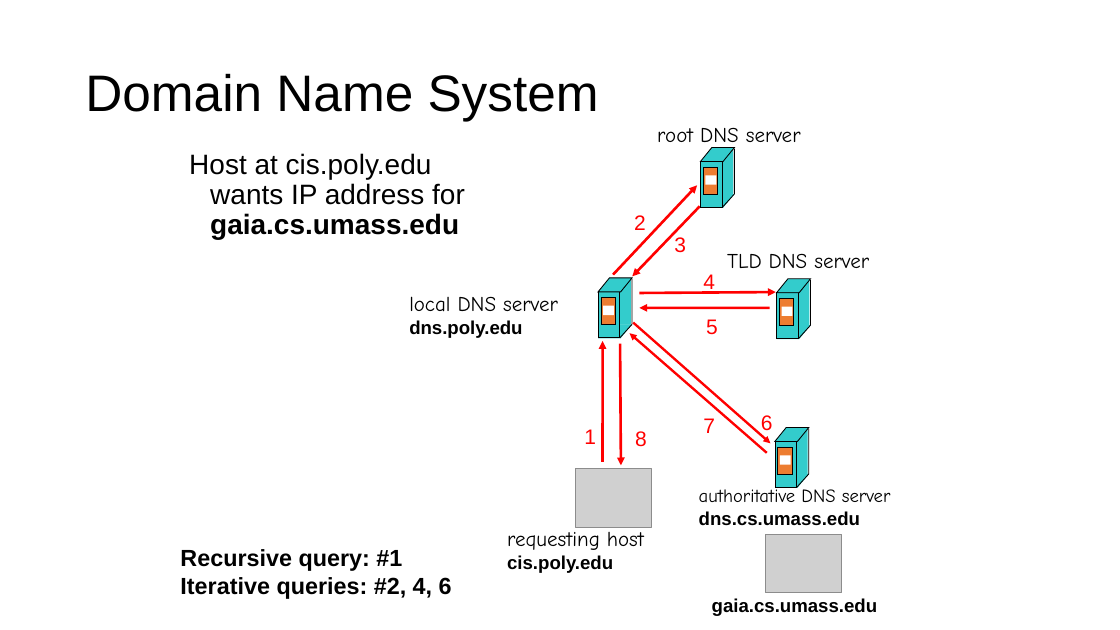
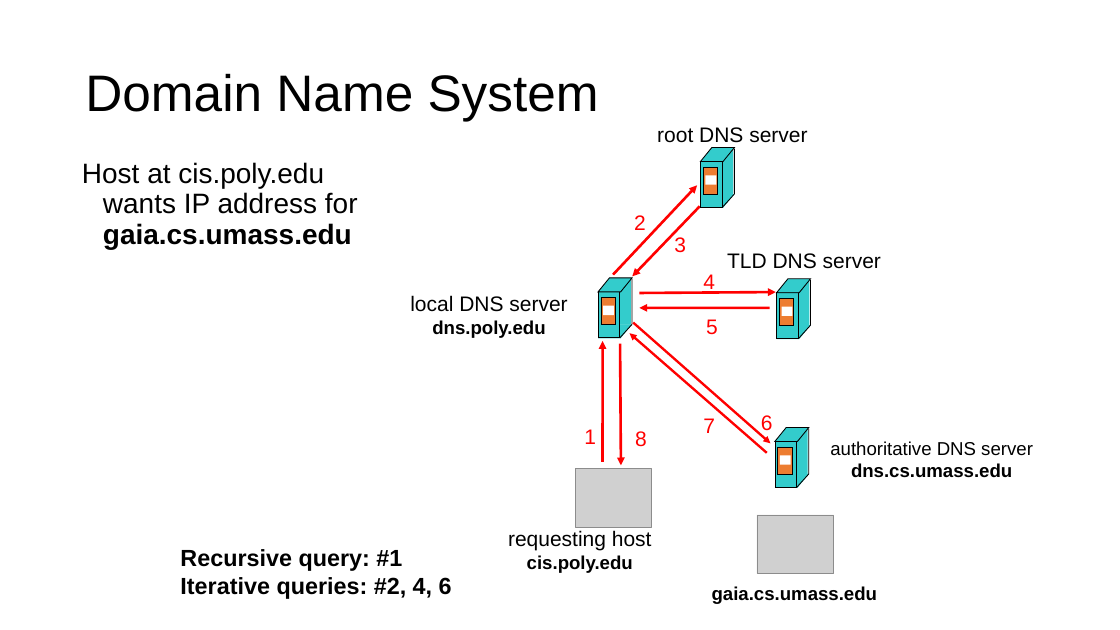
Before and after one commit to ngsrinivas/coursegen, a slide deck: slide 18 of ex/552-F19/lectures/02-architecture.pptx. Drawn at 1120x630 pixels with LibreOffice and Linux fonts; fonts in the diff are those of the drawing; grey boxes stand for pictures. Boxes give left, top, right and bottom in pixels: in the first picture for what was removed or moved away, otherwise in the second. Text is boxed around its words. In the diff, an @@ line names an element or a change of style, - is before the commit and + after.

```diff
--- a/ex/552-F19/lectures/02-architecture.pptx
+++ b/ex/552-F19/lectures/02-architecture.pptx
@@ text "root DNS server" at (x1=657, y1=127, x2=807, y2=143): font Comic Neue to Arial @@
@@ text "Host at cis.poly.edu wants IP ..." moved from (x1=189, y1=153, x2=465, y2=239) to (x1=82, y1=162, x2=358, y2=249) @@
@@ text "TLD DNS server" at (x1=727, y1=253, x2=881, y2=269): font Comic Neue to Arial @@
@@ text "local DNS server" at (x1=410, y1=295, x2=567, y2=338): font Comic Neue to Arial in "local DNS server"; alignment left to centre @@
@@ text "authoritative DNS server" moved from (x1=699, y1=486, x2=891, y2=526) to (x1=830, y1=441, x2=1033, y2=478) @@
@@ text "authoritative DNS server" at (x1=830, y1=441, x2=1033, y2=478): font Comic Neue to Arial in "authoritative DNS server"; alignment left to centre @@
@@ text "requesting host" at (x1=508, y1=530, x2=652, y2=573): font Comic Neue to Arial in "requesting host"; alignment left to centre @@
@@ picture moved from (x1=765, y1=534, x2=842, y2=593) to (x1=757, y1=515, x2=833, y2=574) @@
@@ text "gaia.cs.umass.edu" moved from (x1=712, y1=598, x2=877, y2=616) to (x1=712, y1=586, x2=877, y2=604) @@
```
Also in this commit, not shown: 8 other slides changed, 2 other files.
